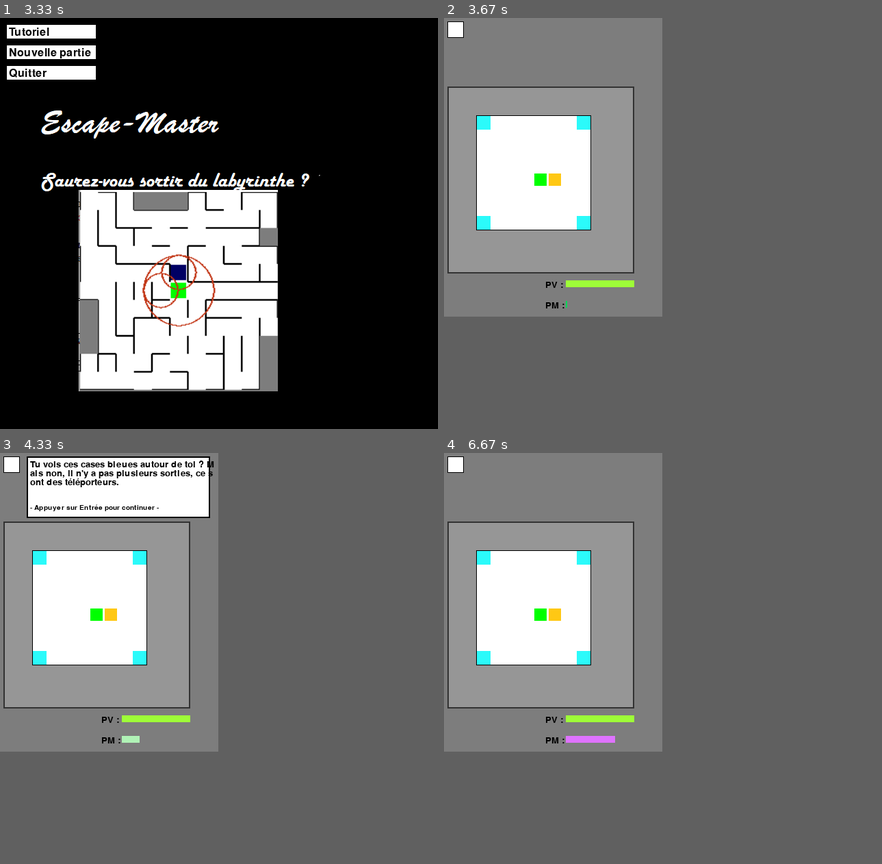
Above: before the commit, frames 1-4 (two rows, left to right).
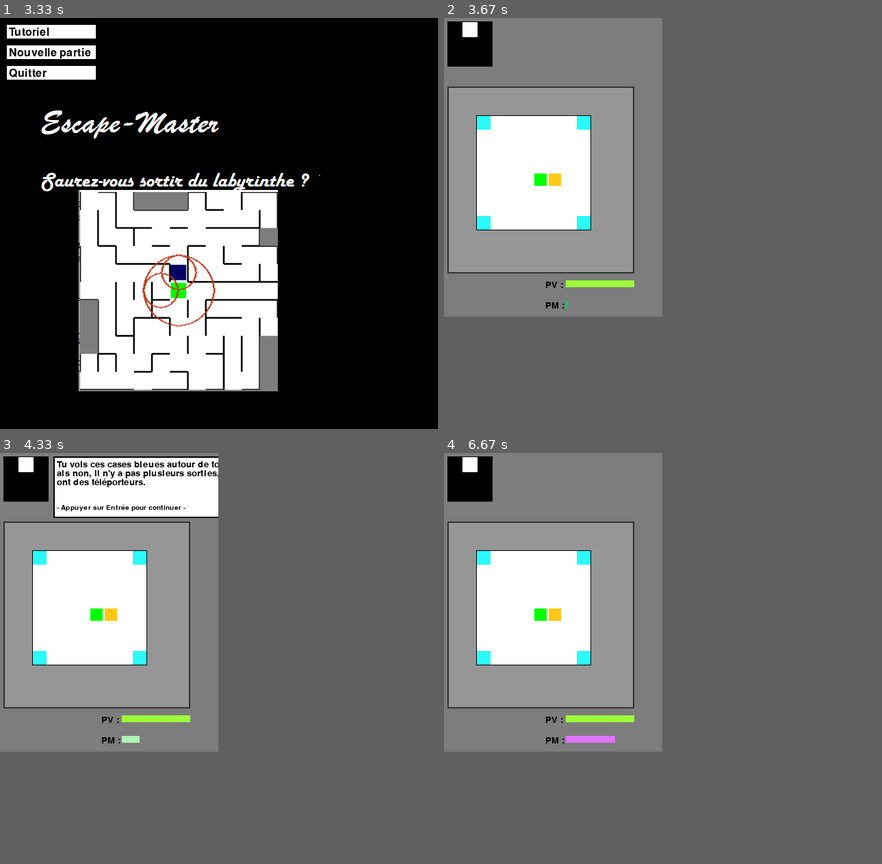
Above: after the commit, the same moments.

Repository: MartinRB45534/Escape
Game: pygame game, started from testsouris.py
The game is run twice, just before and just after one commit, with the same random seed, the same clock (stepped at 60 frames per second) and the same inputs.
Inputs:
- Up to frame 1 (3.33 s): no input
- Up to frame 2 (3.67 s): click "Tutoriel" at 3.53 s
- Up to frame 3 (4.33 s): tap Space at 3.8 s; tap X at 4.13 s
- Up to frame 4 (6.67 s): tap I at 4.47 s; tap = at 4.8 s; tap - at 6.3 s; tap Enter at 6.63 s

Frame 1 is identical in both runs. In frame 2, 1.1% of the frame differs, in the area x 0-12%, y 0-12%; in frame 3, 2.8%, in the area x 0-50%, y 0-16%; in frame 4, 1.1%.

Commit message:
Correction du bug de duplication
le joueur se reset bien s'il as perdu

Diff:
--- a/Clee.py
+++ b/Clee.py
@@ -17,3 +17,14 @@
     def decrit_toi(cls):
         """Fonction qui décrit les effets de l'item"""
         return(["Une clée.","Sert à ouvrir une ou plusieurs portes."])
+    def getCopie(self):
+        """
+        Fonction qui copie un item
+        Entrées:
+            Rien
+        Sorties:
+            -une copie de l'item indépendante de l'objet qui l'as générée
+        """
+        copie = Clee(self.position, self.nom_clee)
+
+        return copie
--- a/Constantes.py
+++ b/Constantes.py
@@ -89,6 +89,6 @@
 sauvegarde = "save.p"
 
 global TAILLE_FIXE
-TAILLE_FIXE = False
+TAILLE_FIXE = True
 global taille_fixe
 taille_fixe = 10
--- a/Effets.py
+++ b/Effets.py
@@ -10,10 +10,21 @@
 temps_effet = 200
 
 class Effet_potion(Evenement):
-    def __init__(self,temps_restant,cible):
+    def __init__(self,temps_restant,cible,utilise=False):
         self.temps_restant = temps_restant
         self.cible = cible
         self.utilise = False
+    def getCopie(self):
+        """
+        Fonction qui copie un item
+        Entrées:
+            Rien
+        Sorties:
+            -une copie de l'item indépendante de l'objet qui l'as générée
+        """
+        copie = Effet_potion(self.temps_restant, self.cible,self.utilise)
+
+        return copie
 
 class Effet_potion_portee(Effet_potion):
 
--- a/Inventaire.py
+++ b/Inventaire.py
@@ -118,3 +118,19 @@
         self.item_courant -= 1
         if self.item_courant < 0:
             self.item_courant = self.longueur-1
+    def getCopie(self):
+        """
+        Fonction qui copie l'inventaire
+        Entrées:
+            Rien
+        Sorties:
+            -une copie de l'inventaire indépendante de l'objet qui l'as générée
+        """
+        copie_items = []
+        for nom_item in self.items:
+            for i in range(len(self.items[nom_item])):
+                copie_items.append(self.items[nom_item][i].getCopie())
+
+        copie = Inventaire(copie_items)
+
+        return copie
--- a/Item.py
+++ b/Item.py
@@ -25,9 +25,17 @@
 
     def dessine_toi(self,screen,decalage,LARGEUR_CASE,LARGEUR_MUR,position_screen):
         pygame.draw.rect(screen, self.couleur,((decalage[0]*(LARGEUR_CASE+LARGEUR_MUR))+LARGEUR_MUR+position_screen[0],(decalage[1]*(LARGEUR_CASE+LARGEUR_MUR))+LARGEUR_MUR+position_screen[1],LARGEUR_CASE-2*LARGEUR_MUR,LARGEUR_CASE-2*LARGEUR_MUR))
-
+    @classmethod
     def decrit_toi(cls):
         """Fonction qui décrit les effets de l'item"""
         print("À surdéfinir !")
 
-    decrit_toi = classmethod(decrit_toi)
+    def getCopie(self):
+        """
+        Fonction qui copie un item
+        Entrées:
+            Rien
+        Sorties:
+            -une copie de l'item indépendante de l'objet qui l'as générée
+        """
+        print("a surdéfinir")
--- a/Joueur.py
+++ b/Joueur.py
@@ -106,3 +106,15 @@
 
     def precise_item(self,screen):
         self.inventaire.precise_item(screen)
+
+    def getCopie(self):
+        """
+        Fonction qui copie le joueur
+        Entrées:
+            Rien
+        Sorties:
+            -une copie du joueur indépendante de l'objet qui l'as générée
+        """
+        copie = Joueur(self.minimap.getCopie(self.position), self.inventaire.getCopie(), self.pv, self.pv_max, self.mana_max, self.degats, self.vitesse_lab, self.vitesse_autres, self.radius,self.largeur_vue, self.hauteur_vue, self.position, self.portee_vue)
+
+        return copie
--- a/Minimap.py
+++ b/Minimap.py
@@ -16,6 +16,9 @@
         self.zoom = 3
         self.position_centre = depart
         self.decalage = 5
+
+        self.mode_minimap = mode_minimap
+        self.arrivee = arrivee
 
     def dessine_toi(self,screen,position_screen,position_joueur,portee_vue,dessine=True):
         """
@@ -168,3 +171,17 @@
             return(taille_fixe*2,taille_fixe*2)
         else:
             return (self.max_visible[0]-self.min_visible[0],self.max_visible[1]-self.min_visible[1])
+    def getCopie(self, position_joueur):
+        """
+        Fonction qui copie la minimap
+        Entrées:
+            -la position du joueur
+        Sorties:
+            -une copie de la minimap indépendante de l'objet qui l'as générée
+        """
+        copie = Minimap(self.matrice_cases, self.mode_minimap, position_joueur, self.arrivee)
+        #set des contantes non pris en charge par l'initialisation
+        copie.zoom = self.zoom
+        copie.decalage = self.decalage
+
+        return copie
--- a/Niveau.py
+++ b/Niveau.py
@@ -236,14 +236,15 @@
             self.joueur=Joueur(minimap,inventaire_joueur,self.hp_joueur,self.hp_joueur,self.mana_joueur,self.force_joueur,self.vitesse_joueur_lab,self.vitesse_joueur_autres,2,self.zoom_largeur,self.zoom_hauteur,self.depart)
 
         elif debut_niveau:
-
             minimap = Minimap(self.lab.getMatrice_cases(),mode_minimap,self.depart,self.arrivee)
             self.joueur = Joueur(minimap,joueur.inventaire,joueur.pv_max,joueur.pv_max,joueur.mana_max,joueur.degats,joueur.vitesse_lab,joueur.vitesse_autres,joueur.radius,joueur.largeur_vue,joueur.hauteur_vue,self.depart)
             self.joueur.mana = joueur.mana
 
         else:
-
             self.joueur = joueur
+
+        #on récupère une copie du joueur ou cas ou il perd
+        self.precedent_joueur = self.joueur.getCopie()
 
 
 
@@ -630,17 +631,21 @@
                 res = 0
                 run=False
             pygame.display.update()
-        self.fin_niveau()
+        self.fin_niveau(self.as_perdu())
         return res,self.lab.as_gagner(self.joueur.getPosition()),self.joueur
 
-    def fin_niveau(self):
+    def fin_niveau(self, as_perdu):
         """
         Fonction qui gère la fin du niveau
+        Entrées:
+            -un booéen indiquant si le joueur as perdu (comme vous d'ailleurs)
         """
         #on met fin a tout les événements
         for evenement in self.evenements:
             evenement.temps_restant=0
             evenement.action()
+        if as_perdu:
+            self.joueur = self.precedent_joueur
     def generation_meutes(self):
         """
         Fonction qui génère les meutes
--- a/Potion.py
+++ b/Potion.py
@@ -12,9 +12,6 @@
         self.cible = cible
         self.couleur = (255,255,0)
         self.effet=None
-
-    #def récupère(self):
-    #    """méthode appelée quand le joueur récupère la potion, qui la place dans l'inventaire"""
 
     def recupere(self):
         """méthode appelée quand le joueur récupère la potion, qui l'utilise instantannément"""
@@ -31,6 +28,19 @@
     def decrit_toi(cls):
         """Fonction qui décrit les effets de l'item"""
         print("À surdéfinir !")
+
+    def getCopie(self):
+        """
+        Fonction qui copie un item
+        Entrées:
+            Rien
+        Sorties:
+            -une copie de l'item indépendante de l'objet qui l'as générée
+        """
+        copie = Potion(self.position, self.cible)
+        copie.effet = self.effet.getCopie()
+
+        return copie
 
 class Potion_de_portee(Potion):
 
